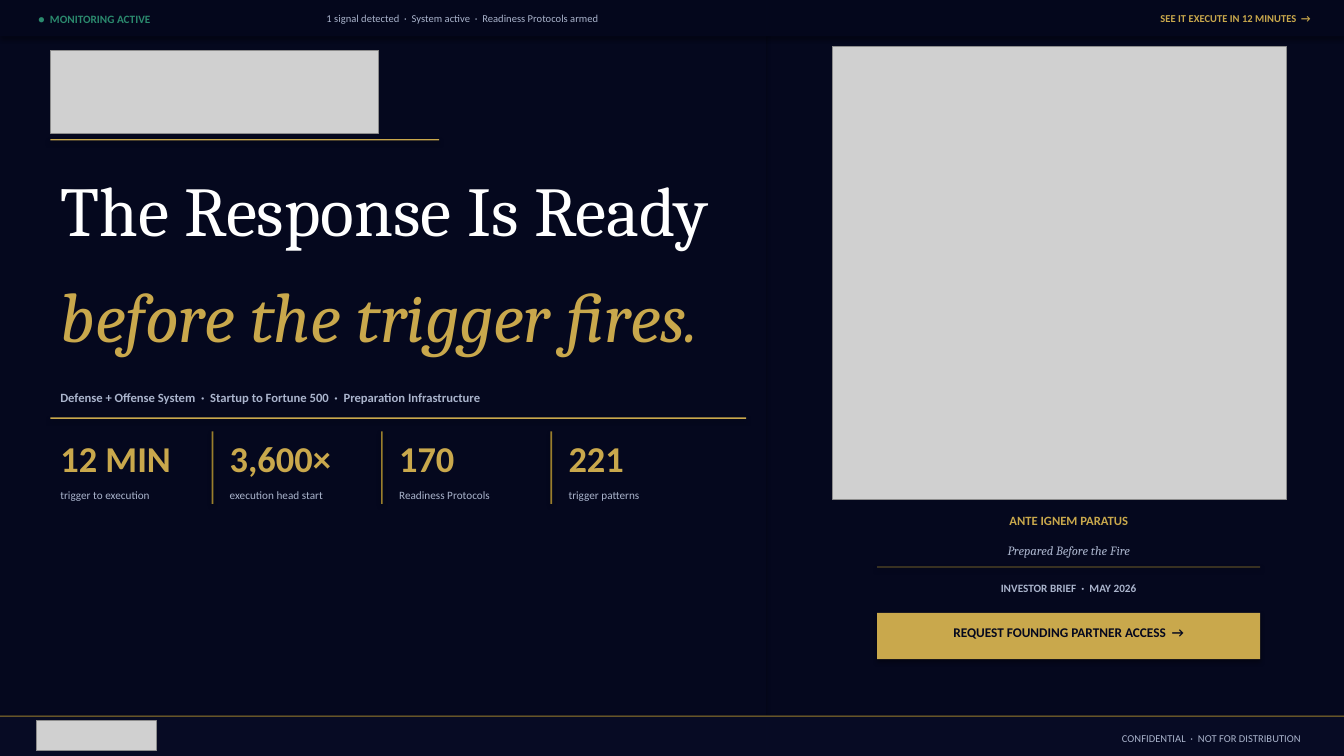
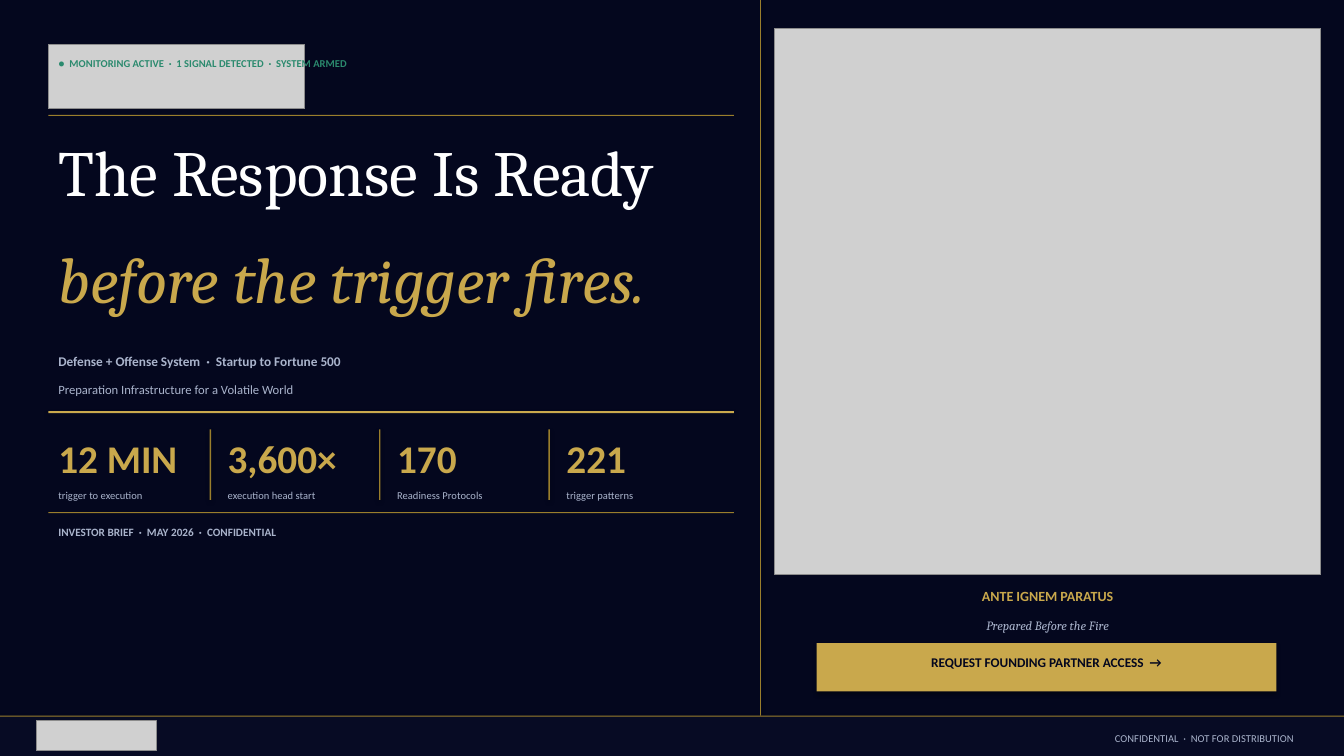
Before and after one commit to mbrunke18/CodePlatform1, a slide deck: slide 1 of attached_assets/VaughnMartin-Investor-Deck-v13-final.pptx. Drawn at 1344x756 pixels with LibreOffice and Linux fonts; fonts in the diff are those of the drawing; grey boxes stand for pictures; background and template pictures are left out. Boxes give left, top, right and bottom in pixels: in the first picture for what was removed or moved away, otherwise in the second. Text is boxed around its words. In the diff, an @@ line names an element or a change of style, - is before the commit and + after.

```diff
--- a/attached_assets/VaughnMartin-Investor-Deck-v13-final.pptx
+++ b/attached_assets/VaughnMartin-Investor-Deck-v13-final.pptx
@@ rectangle: place and size @@
-rectangle at [0, 0, 766, 756]
+rectangle at [0, 0, 762, 756]
@@ rectangle at [0, 0, 762, 756]: fill #05081E to #04071E @@
@@ rectangle removed at [0, 0, 1344, 36] @@
@@ text removed at [50, 15, 150, 23] @@
-● MONITORING ACTIVE
@@ rectangle added at [760, 0, 761, 756], fill #9A7E2C @@
@@ picture: place and size @@
-picture at [833, 46, 1287, 500]
+picture at [774, 28, 1321, 575]
@@ text removed at [1160, 15, 1296, 22] @@
-SEE IT EXECUTE IN 12 MINUTES →
@@ picture: place and size @@
-picture at [50, 50, 379, 133]
+picture at [48, 44, 304, 109]
@@ text at [69, 59, 346, 71]: text changed; text colour #AAB4CC to #2B8A6E; bold on @@
-1 signal detected · System active · Readiness Protocols armed
+● MONITORING ACTIVE · 1 SIGNAL DETECTED · SYSTEM ARMED
@@ rectangle added at [48, 115, 734, 116], fill #9A7E2C @@
@@ text "The Response Is Ready": place and size @@
-text "The Response Is Ready" at [60, 187, 708, 251]
+text "The Response Is Ready" at [58, 151, 654, 210]
@@ text "The Response Is Ready" at [58, 151, 654, 210]: size 50 to 46 pt @@
@@ rectangle removed at [50, 139, 440, 140] @@
@@ text "before the trigger fires.": place and size @@
-text "before the trigger fires." at [60, 293, 698, 357]
+text "before the trigger fires." at [58, 258, 645, 317]
@@ text "before the trigger fires." at [58, 258, 645, 317]: size 50 to 46 pt @@
@@ text at [58, 356, 341, 368]: text changed; size 9 to 9.5 pt @@
-Defense + Offense System · Startup to Fortune 500 · Preparation Infrastructure
+Defense + Offense System · Startup to Fortune 500
@@ text added at [58, 385, 293, 396], 9 pt, text #AAB4CC @@
+Preparation Infrastructure for a Volatile World
@@ rectangle: place and size @@
-rectangle at [50, 417, 746, 419]
+rectangle at [48, 411, 734, 413]
@@ rectangle: place and size @@
-rectangle at [212, 432, 214, 504]
+rectangle at [210, 430, 211, 500]
@@ rectangle: place and size @@
-rectangle at [381, 432, 383, 504]
+rectangle at [379, 430, 380, 500]
@@ rectangle: place and size @@
-rectangle at [551, 432, 553, 504]
+rectangle at [548, 430, 549, 500]
@@ size 26 to 28 pt in 4 elements at [58, 447, 177, 473], [228, 446, 337, 478], [397, 447, 456, 474], [566, 447, 625, 473] @@
@@ size 8 to 7.5 pt in 4 elements at [58, 492, 143, 501], [228, 492, 316, 499], [397, 492, 482, 499], [566, 492, 633, 501] @@
@@ rectangle added at [48, 512, 734, 513], fill #9A7E2C @@
@@ text at [58, 528, 276, 536]: text changed @@
-INVESTOR BRIEF · MAY 2026
+INVESTOR BRIEF · MAY 2026 · CONFIDENTIAL
@@ rectangle removed at [877, 567, 1260, 568] @@
@@ text "ANTE IGNEM PARATUS": place and size @@
-text "ANTE IGNEM PARATUS" at [1009, 516, 1128, 525]
+text "ANTE IGNEM PARATUS" at [982, 592, 1113, 601]
@@ text "ANTE IGNEM PARATUS" at [982, 592, 1113, 601]: size 9 to 10 pt @@
@@ text "Prepared Before the Fire": place and size @@
-text "Prepared Before the Fire" at [1008, 546, 1130, 558]
+text "Prepared Before the Fire" at [986, 621, 1109, 633]
@@ text "REQUEST FOUNDING PARTNER ACCESS →": place and size @@
-text "REQUEST FOUNDING PARTNER ACCESS →" at [953, 628, 1166, 639]
+text "REQUEST FOUNDING PARTNER ACCESS →" at [931, 658, 1144, 669]
@@ text "REQUEST FOUNDING PARTNER ACCESS →" at [931, 658, 1144, 669]: text colour #05081E to #04071E @@
@@ rectangle: place and size @@
-rectangle at [877, 613, 1260, 659]
+rectangle at [817, 643, 1276, 692]
@@ text "CONFIDENTIAL · NOT FOR DISTRIBUTION": place and size @@
-text "CONFIDENTIAL · NOT FOR DISTRIBUTION" at [1122, 735, 1301, 742]
+text "CONFIDENTIAL · NOT FOR DISTRIBUTION" at [1115, 735, 1294, 742]
```
Also in this commit, not shown: 9 other slides changed, 5 other files.
